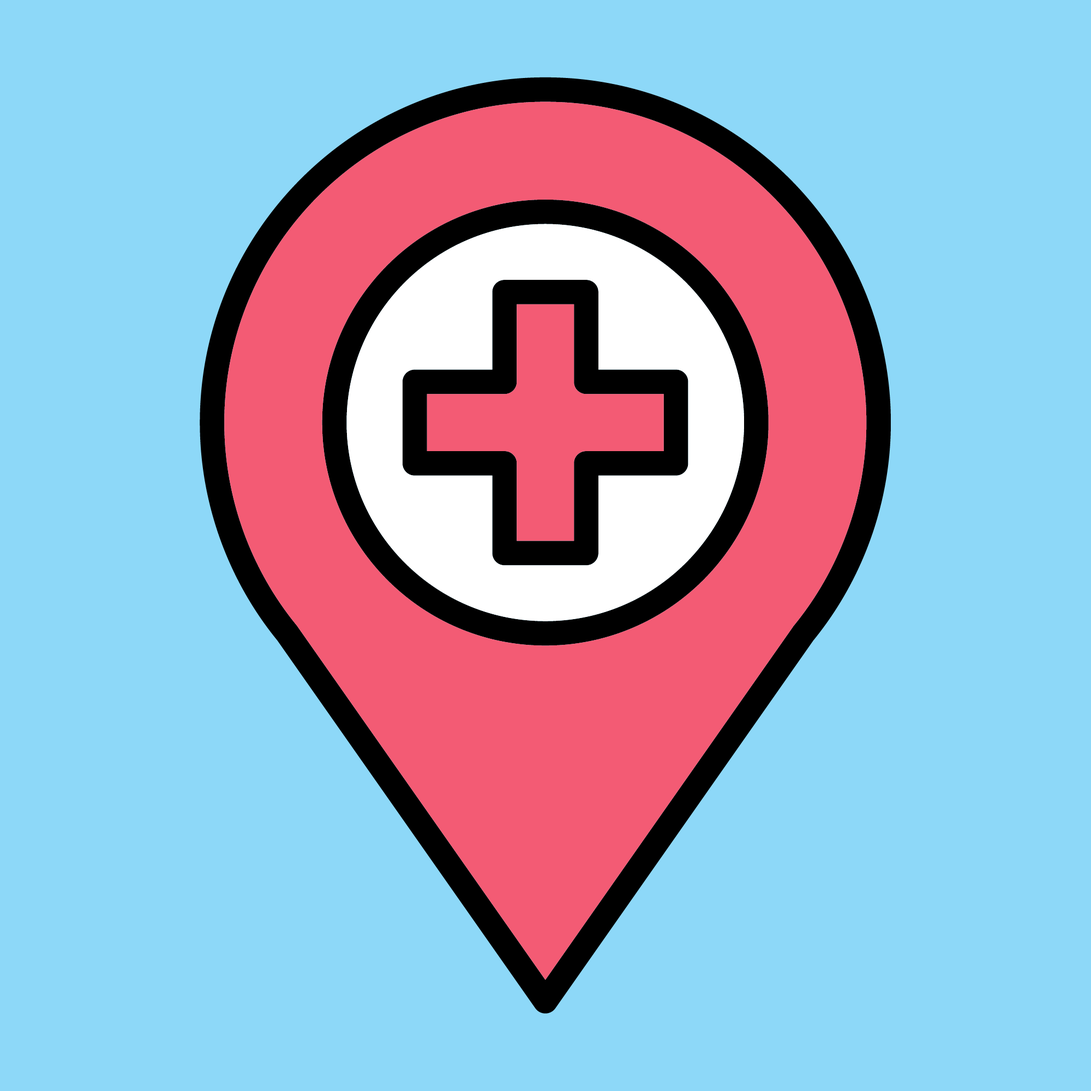
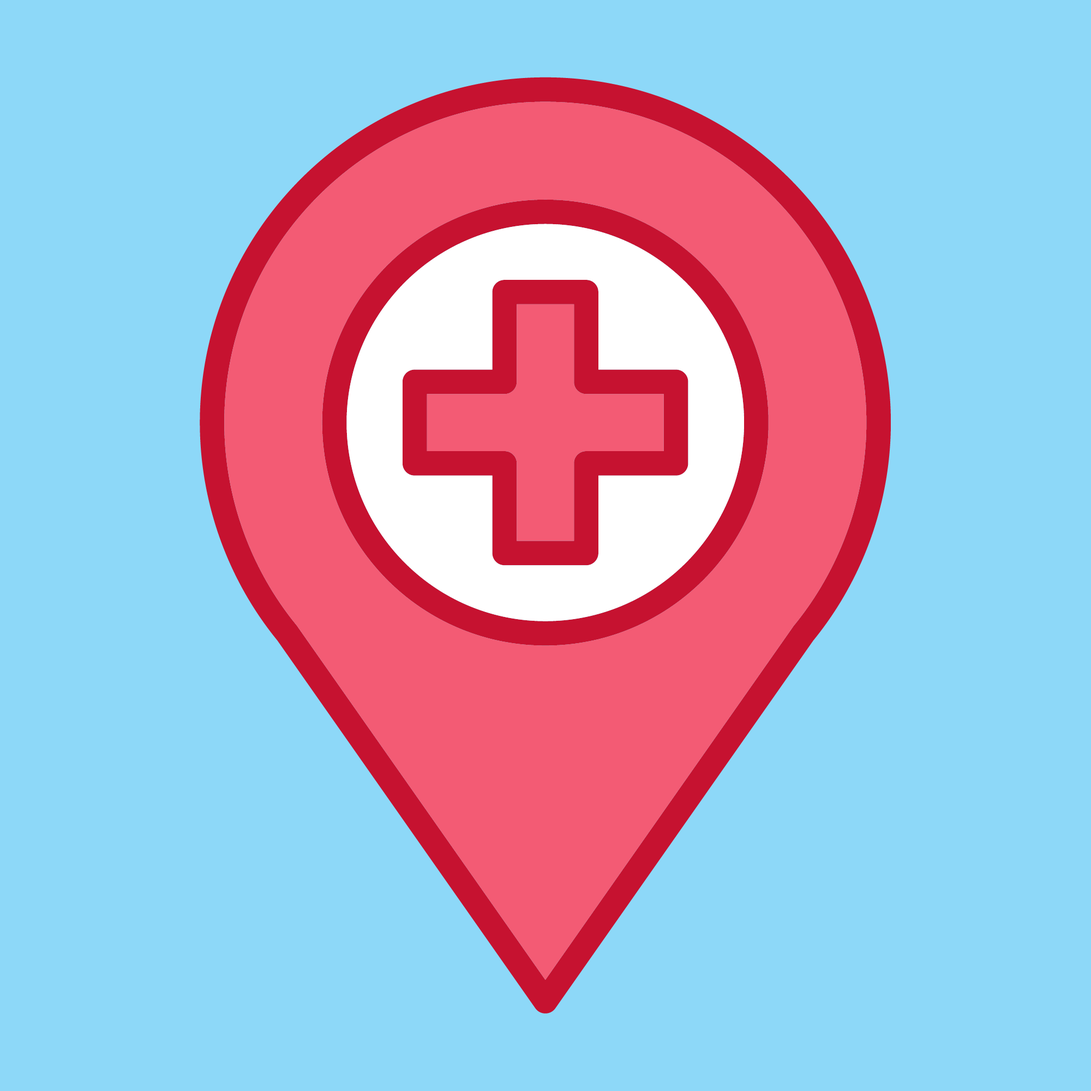
Two versions of the same layered image (1091 x 1091). Layer-by-layer changes:
pixels changed over [199, 76, 892, 1015] (layer not identified)
